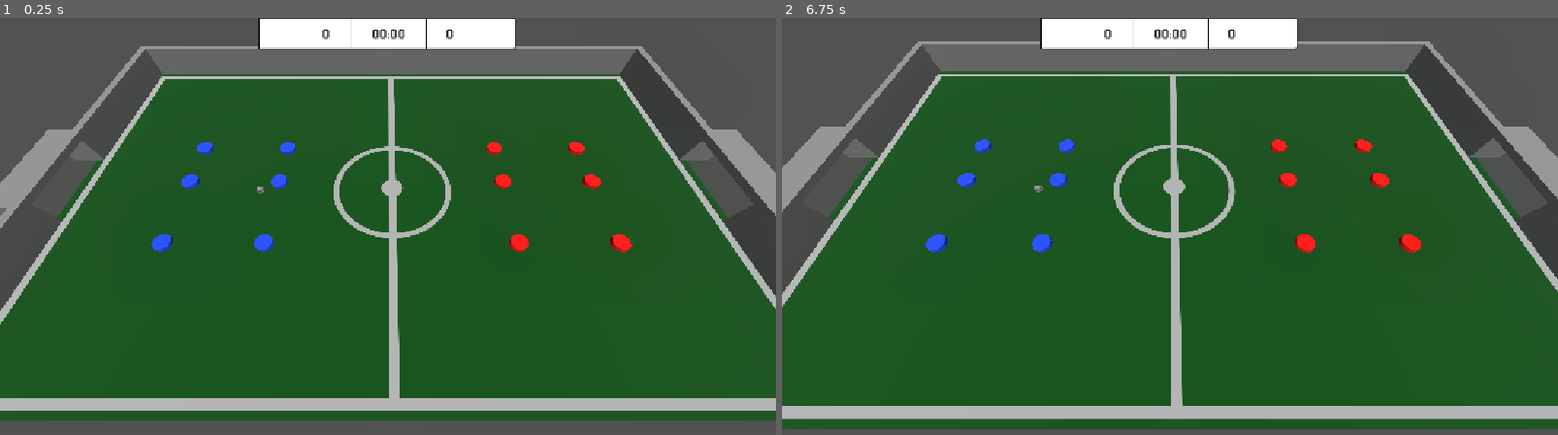
Above: before the commit, frames 1-2 (left to right).
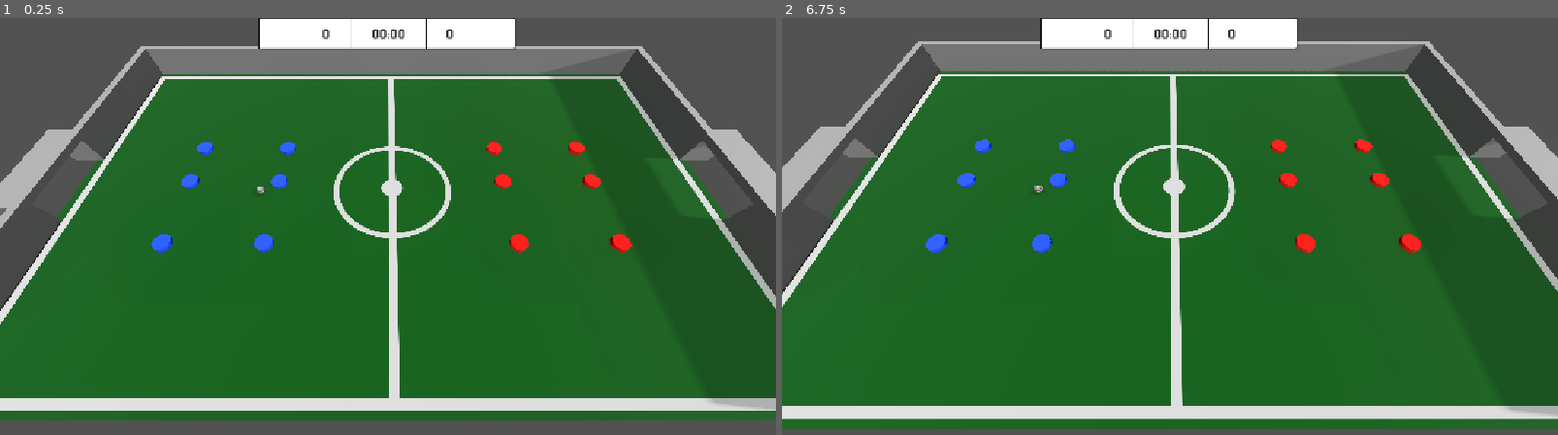
Above: after the commit, the same moments.

Repository: NevenIlincic/Disky_Football
Game: Godot game, scene res://Scenes/Test_Scene.tscn
The game is run twice, just before and just after one commit, with the same random seed, the same clock (stepped at 60 frames per second) and the same inputs.
Inputs (mouse positions are in pixels of both pictures, inside the frame that each line leads up to):
- Up to frame 1 (0.25 s): no input
- Up to frame 2 (6.75 s): tap Enter at 0.5, 2, 3.5 s; move the mouse to (1340, 213) at 0.52 s; click (1340, 213) at 0.6 s; tap Space at 1.25, 2.75, 4.25 s; drag from (1014, 259) to (1131, 322) at 1.27 s; move the mouse to (1247, 138) at 2.02 s; click (1247, 138) at 2.1 s; drag from (1131, 322) to (937, 172) at 2.77 s; move the mouse to (1402, 301) at 3.52 s; tap Mouse wheel down (zoom_out) at 3.6 s; click (1402, 301) at 3.8 s; drag from (937, 172) to (1053, 126) at 4.27 s; move the mouse to (1208, 234) at 5.02 s; hold Right mouse button (camera_drag) 5.03-5.75 s; click (1208, 234) at 5.3 s; drag from (1053, 126) to (1014, 259) at 5.77 s; move the mouse to (1340, 213) at 6.52 s; tap Mouse wheel up (zoom_in) at 6.6 s

The runs differ from the first frame. In frame 1, 7.4% of the frame differs, in the area x 0-100%, y 6-95%; in frame 2, 7.4%, in the area x 0-100%, y 5-97%.

Commit message:
[ADD] Goal scored effect and sound effects

Diff:
--- a/Scenes/Ball/Ball.tscn
+++ b/Scenes/Ball/Ball.tscn
@@ -4,6 +4,7 @@
 [ext_resource type="PackedScene" uid="uid://cl7fbi115tehh" path="res://Scenes/Effects/Ball_Effect.tscn" id="1_xo6r3"]
 [ext_resource type="Texture2D" uid="uid://lg7tta6ljwgo" path="res://Sprites/Group 14 (3).png" id="2_75gsl"]
 [ext_resource type="PackedScene" uid="uid://dx044doqmp68c" path="res://Models/football.glb" id="2_dvc57"]
+[ext_resource type="AudioStream" uid="uid://dvgr72tdkreqj" path="res://Audio/kick_sound.mp3" id="5_g8do5"]
 
 [sub_resource type="PhysicsMaterial" id="PhysicsMaterial_xo6r3"]
 bounce = 0.5
@@ -21,6 +22,8 @@
 physics_material_override = SubResource("PhysicsMaterial_xo6r3")
 can_sleep = false
 continuous_cd = true
+contact_monitor = true
+max_contacts_reported = 4
 angular_damp = 5.0
 script = ExtResource("1_dvc57")
 
@@ -36,3 +39,9 @@
 [node name="Sketchfab_Scene" parent="." unique_id=1199789368 instance=ExtResource("2_dvc57")]
 transform = Transform3D(0.01, 0, 0, 0, 0.01, 0, 0, 0, 0.01, 0, 0, 0)
 visible = false
+
+[node name="Kick_Sound" type="AudioStreamPlayer" parent="." unique_id=1085789463]
+stream = ExtResource("5_g8do5")
+pitch_scale = 0.7
+
+[connection signal="body_entered" from="." to="." method="_on_body_entered"]
--- a/Scenes/Enemy/Enemy.tscn
+++ b/Scenes/Enemy/Enemy.tscn
@@ -2,6 +2,8 @@
 
 [ext_resource type="Script" uid="uid://bo1fmfxbah87d" path="res://Scenes/Enemy/enemy.gd" id="1_i1u57"]
 [ext_resource type="Material" uid="uid://nbgp8qrq27m1" path="res://Materials/Enemy_Material.tres" id="2_3l8kd"]
+[ext_resource type="AudioStream" uid="uid://c6ya1gpj13qcy" path="res://Audio/player_move_sound.mp3" id="3_e0oyi"]
+[ext_resource type="AudioStream" uid="uid://bxisrrdrfathw" path="res://Audio/player_collide_sound.mp3" id="4_02vxf"]
 
 [sub_resource type="PhysicsMaterial" id="PhysicsMaterial_3l8kd"]
 bounce = 0.3
@@ -29,6 +31,8 @@
 physics_material_override = SubResource("PhysicsMaterial_3l8kd")
 can_sleep = false
 continuous_cd = true
+contact_monitor = true
+max_contacts_reported = 2
 script = ExtResource("1_i1u57")
 
 [node name="CollisionShape3D" type="CollisionShape3D" parent="." unique_id=1080201915]
@@ -43,5 +47,14 @@
 [node name="CollisionShape3D" type="CollisionShape3D" parent="Shooting_Area" unique_id=1924733661]
 shape = SubResource("CylinderShape3D_fw0yv")
 
+[node name="Swish_Sound" type="AudioStreamPlayer" parent="." unique_id=69981244]
+stream = ExtResource("3_e0oyi")
+pitch_scale = 2.0
+
+[node name="Player_Collide_Sound" type="AudioStreamPlayer" parent="." unique_id=1724098862]
+stream = ExtResource("4_02vxf")
+pitch_scale = 1.1
+
+[connection signal="body_entered" from="." to="." method="_on_body_entered"]
 [connection signal="body_entered" from="Shooting_Area" to="." method="_on_shooting_area_body_entered"]
 [connection signal="body_exited" from="Shooting_Area" to="." method="_on_shooting_area_body_exited"]
--- a/Scenes/Enemy/enemy.gd
+++ b/Scenes/Enemy/enemy.gd
@@ -20,6 +20,12 @@
 var enemy_id: String
 
 var spawn_position: Vector3 = Vector3.ZERO
+
+#AUDIO
+@onready var swish_sound: AudioStreamPlayer = $Swish_Sound
+@onready var player_collide_sound: AudioStreamPlayer = $Player_Collide_Sound
+var can_play_sound: bool = false
+
 
 func _ready() -> void:
 	enemy_id = str(Time.get_ticks_usec(),"_", randi())
@@ -47,6 +53,8 @@
 func apply_hit_force(drag_direction: Vector3):
 	drag_direction.x = clamp(drag_direction.x, -600.0, 600.0)
 	drag_direction.z = clamp(drag_direction.z, -600.0, 600.0)
+	swish_sound.pitch_scale = randf_range(1.5, 2.0)
+	swish_sound.play()
 	apply_central_impulse(drag_direction * 0.5)
 
 func _on_shooting_area_body_entered(body: Node3D) -> void:
@@ -62,3 +70,15 @@
 	linear_velocity = Vector3.ZERO
 	angular_velocity = Vector3.ZERO
 	global_position = spawn_position
+
+func play_collide_sound() -> void:
+	if can_play_sound:
+		player_collide_sound.pitch_scale = randf_range(0.9, 1.1)
+		player_collide_sound.play()
+
+func _on_body_entered(body: Node) -> void:
+	if body.is_in_group("player") or body.is_in_group("enemy"):
+		if get_instance_id() > body.get_instance_id():
+			play_collide_sound()
+	else:
+		play_collide_sound()
--- a/Scenes/Player/Player.tscn
+++ b/Scenes/Player/Player.tscn
@@ -3,6 +3,8 @@
 [ext_resource type="Script" uid="uid://bd84pkhqdt4me" path="res://Scenes/Player/player.gd" id="1_s0eop"]
 [ext_resource type="Material" uid="uid://b2sd64lfjxf7i" path="res://Materials/Player_Material.tres" id="2_h54ih"]
 [ext_resource type="Texture2D" uid="uid://dvtquyqdfav87" path="res://Sprites/Player/Shoot_Area_Indicator.png" id="3_h54ih"]
+[ext_resource type="AudioStream" uid="uid://c6ya1gpj13qcy" path="res://Audio/player_move_sound.mp3" id="4_ude3g"]
+[ext_resource type="AudioStream" uid="uid://bxisrrdrfathw" path="res://Audio/player_collide_sound.mp3" id="5_jmcll"]
 
 [sub_resource type="PhysicsMaterial" id="PhysicsMaterial_88mxo"]
 bounce = 0.3
@@ -34,6 +36,8 @@
 physics_material_override = SubResource("PhysicsMaterial_88mxo")
 can_sleep = false
 continuous_cd = true
+contact_monitor = true
+max_contacts_reported = 2
 script = ExtResource("1_s0eop")
 
 [node name="CollisionShape3D" type="CollisionShape3D" parent="." unique_id=370914854]
@@ -59,6 +63,15 @@
 texture_filter = 0
 texture = ExtResource("3_h54ih")
 
+[node name="Swish_Sound" type="AudioStreamPlayer" parent="." unique_id=423860729]
+stream = ExtResource("4_ude3g")
+pitch_scale = 2.0
+
+[node name="Player_Collide_Sound" type="AudioStreamPlayer" parent="." unique_id=1035532667]
+stream = ExtResource("5_jmcll")
+pitch_scale = 1.1
+
+[connection signal="body_entered" from="." to="." method="_on_body_entered"]
 [connection signal="body_entered" from="Shooting_Area" to="." method="_on_shooting_area_body_entered"]
 [connection signal="body_exited" from="Shooting_Area" to="." method="_on_shooting_area_body_exited"]
 [connection signal="input_event" from="Selection_Area" to="." method="_on_selection_area_input_event"]
--- a/Scenes/Player/player.gd
+++ b/Scenes/Player/player.gd
@@ -28,6 +28,10 @@
 
 var spawn_position: Vector3 = Vector3.ZERO
 
+#AUDIO
+var can_play_sound: bool = false
+@onready var swish_sound: AudioStreamPlayer = $Swish_Sound
+@onready var player_collide_sound: AudioStreamPlayer = $Player_Collide_Sound
 
 func _ready() -> void:
 	player_id = str(Time.get_ticks_usec(),"_", randi())
@@ -76,6 +80,8 @@
 func apply_hit_force(drag_direction: Vector3):
 	drag_direction.x = clamp(drag_direction.x, -600.0, 600.0)
 	drag_direction.z = clamp(drag_direction.z, -600.0, 600.0)
+	swish_sound.pitch_scale = randf_range(1.5, 2.0)
+	swish_sound.play()
 	apply_central_impulse(drag_direction * 0.5)
 
 
@@ -100,3 +106,14 @@
 	linear_velocity = Vector3.ZERO
 	angular_velocity = Vector3.ZERO
 	global_position = spawn_position
+
+func play_collide_sound() -> void:
+	if can_play_sound:
+		player_collide_sound.pitch_scale = randf_range(0.9, 1.1)
+		player_collide_sound.play()
+func _on_body_entered(body: Node) -> void:
+	if body.is_in_group("player") or body.is_in_group("enemy"):
+		if get_instance_id() > body.get_instance_id():
+			play_collide_sound()
+	else:
+		play_collide_sound()
--- a/Scenes/Test_Scene.tscn
+++ b/Scenes/Test_Scene.tscn
@@ -18,8 +18,14 @@
 [ext_resource type="Texture2D" uid="uid://bjgk8xw5apx8b" path="res://Sprites/Buttons/Move_Button/Move_Button_2_Hovered.png" id="10_518se"]
 [ext_resource type="Texture2D" uid="uid://cpq3i66b8oi32" path="res://Sprites/Buttons/Move_Button/Move_Button_2_Disabled.png" id="11_ebsyv"]
 [ext_resource type="Texture2D" uid="uid://blf2thx2aysjj" path="res://Sprites/Scoreboard/Scoreboard_2.png" id="14_513u8"]
+[ext_resource type="Texture2D" uid="uid://b0ae2py0kauie" path="res://Sprites/Goal_Scored/GOAL.png" id="15_ebsyv"]
+[ext_resource type="Texture2D" uid="uid://bqta7micod8yo" path="res://Sprites/Goal_Scored/Football Fan.png" id="16_w2bir"]
+[ext_resource type="Texture2D" uid="uid://cfk1hasv2i3ym" path="res://Sprites/Goal_Scored/Football Fan 2.png" id="17_7tbrw"]
+[ext_resource type="Texture2D" uid="uid://djrfpc7gogide" path="res://Sprites/Goal_Scored/Football Fan 3.png" id="18_q2r4x"]
 [ext_resource type="PackedScene" uid="uid://drhkcd78218ty" path="res://Scenes/Enemy/Enemy.tscn" id="19_kw30y"]
 [ext_resource type="PackedScene" uid="uid://cctmr66sccguo" path="res://Scenes/Goal/Goal.tscn" id="20_518se"]
+[ext_resource type="AudioStream" uid="uid://c8c7stegv8vly" path="res://Audio/referee_whistle_sound .mp3" id="25_q2r4x"]
+[ext_resource type="AudioStream" uid="uid://w5orqjfikx3d" path="res://Audio/goal_scored_sound.mp3" id="26_nja13"]
 
 [sub_resource type="Environment" id="Environment_q455q"]
 background_mode = 3
@@ -254,9 +260,57 @@
 horizontal_alignment = 1
 vertical_alignment = 1
 
+[node name="Goal_Scored_Node" type="Control" parent="HUD/Control" unique_id=199679577]
+visible = false
+layout_mode = 1
+anchors_preset = 5
+anchor_left = 0.5
+anchor_right = 0.5
+grow_horizontal = 2
+
+[node name="Goal_Scored_Sprite" type="Sprite2D" parent="HUD/Control/Goal_Scored_Node" unique_id=1362330790]
+position = Vector2(72, 272)
+texture = ExtResource("15_ebsyv")
+
+[node name="Football_Fans" type="Node2D" parent="HUD/Control/Goal_Scored_Node" unique_id=1388165561]
+position = Vector2(-568, 0)
+
+[node name="FootballFan" type="Sprite2D" parent="HUD/Control/Goal_Scored_Node/Football_Fans" unique_id=1238828909]
+position = Vector2(464, 536)
+texture = ExtResource("16_w2bir")
+
+[node name="FootballFan2" type="Sprite2D" parent="HUD/Control/Goal_Scored_Node/Football_Fans" unique_id=474623342]
+position = Vector2(760, 536)
+texture = ExtResource("17_7tbrw")
+
+[node name="FootballFan3" type="Sprite2D" parent="HUD/Control/Goal_Scored_Node/Football_Fans" unique_id=947807136]
+position = Vector2(207.5, 536)
+texture = ExtResource("18_q2r4x")
+
+[node name="FootballFan4" type="Sprite2D" parent="HUD/Control/Goal_Scored_Node/Football_Fans" unique_id=820311818]
+position = Vector2(79.5, 536)
+texture = ExtResource("17_7tbrw")
+
+[node name="FootballFan5" type="Sprite2D" parent="HUD/Control/Goal_Scored_Node/Football_Fans" unique_id=373723522]
+position = Vector2(327.5, 536)
+texture = ExtResource("17_7tbrw")
+
+[node name="FootballFan6" type="Sprite2D" parent="HUD/Control/Goal_Scored_Node/Football_Fans" unique_id=721067644]
+position = Vector2(608, 536)
+texture = ExtResource("16_w2bir")
+
+[node name="FootballFan7" type="Sprite2D" parent="HUD/Control/Goal_Scored_Node/Football_Fans" unique_id=1625536793]
+position = Vector2(904, 536)
+texture = ExtResource("18_q2r4x")
+
+[node name="FootballFan8" type="Sprite2D" parent="HUD/Control/Goal_Scored_Node/Football_Fans" unique_id=1722785190]
+position = Vector2(1072, 536)
+texture = ExtResource("18_q2r4x")
+
 [node name="DirectionalLight3D2" type="DirectionalLight3D" parent="." unique_id=1569401414]
 transform = Transform3D(0.08901034, -0.28847453, 0.95334136, 0.026817283, 0.9574876, 0.2872253, -0.9956696, -1.3998996e-10, 0.0929624, 39.462456, 17.136568, 0)
 light_energy = 0.2
+shadow_enabled = true
 
 [node name="DirectionalLight3D3" type="DirectionalLight3D" parent="." unique_id=372053612]
 transform = Transform3D(-0.05663065, 0.7930336, -0.60653996, -0.0737223, -0.60917795, -0.78959954, -0.9956696, -1.8557891e-09, 0.09296241, -52.470604, 17.136568, 0)
@@ -489,5 +543,11 @@
 
 [node name="Marker3D" type="Marker3D" parent="Enemy_Formation_3-3/MeshInstance3D6" unique_id=1158522272 groups=["enemy_spawn_point"]]
 
+[node name="Referee_Whistle_Sound" type="AudioStreamPlayer" parent="." unique_id=181847429]
+stream = ExtResource("25_q2r4x")
+
+[node name="Goal_Scored_Sound" type="AudioStreamPlayer" parent="." unique_id=12602259]
+stream = ExtResource("26_nja13")
+
 [connection signal="toggled" from="HUD/Control/Buttons/Kick_Button" to="." method="_on_kick_button_toggled"]
 [connection signal="toggled" from="HUD/Control/Buttons/Move_Player_Button" to="." method="_on_move_player_button_toggled"]
--- a/Scenes/tennis_ball.gd
+++ b/Scenes/tennis_ball.gd
@@ -16,6 +16,7 @@
 
 var move_state: MoveState = MoveState.IDLE
 var settle_timer: float = 0.0
+@onready var kick_sound: AudioStreamPlayer = $Kick_Sound
 
 @onready var fire_effect: ShootEffect = $Fire_Effect
 @onready var wave_effect: GPUParticles3D = $"../Wave_Effect"
@@ -26,6 +27,7 @@
 var spawn_position: Vector3 = Vector3.ZERO
 
 func _integrate_forces(state: PhysicsDirectBodyState3D) -> void:
+	check_should_play_hit_sound(state)
 	var linear_velocity_length = state.linear_velocity.length()
 	var speed: float = linear_velocity_length + state.angular_velocity.length() * 0.5
 
@@ -54,7 +56,10 @@
 			else:
 				settle_timer = 0.0
 
+var last_velocity: Vector3 = Vector3.ZERO
 
+func _physics_process(delta: float) -> void:
+	last_velocity = linear_velocity
 
 func apply_hit_force(drag_direction: Vector3):
 	wave_effect.global_position = global_position
@@ -64,8 +69,44 @@
 	fire_effect.emit_effects()
 	wave_effect.emitting = true
 	has_finished_move = false
+	kick_sound.pitch_scale = randf_range(0.7, 1.0)
+	kick_sound.play()
 
 func respawn_entity():
 	linear_velocity = Vector3.ZERO
 	angular_velocity = Vector3.ZERO
 	global_position = spawn_position
+
+
+
+func _on_body_entered(body: Node) -> void:
+	var impact: float = last_velocity.length()
+	if impact < 5.0:
+		return
+	kick_sound.volume_db = linear_to_db(clampf(impact / 15.0, 0.05, 1.0))
+	kick_sound.pitch_scale = randf_range(0.9, 1.1)
+	kick_sound.play()
+
+const MIN_IMPACT_SPEED: float = 10.0  # minimalna brzina "udara" u normalu
+const COOLDOWN: float = 0.3
+var _cooldown_left: float = 0.0
+
+func check_should_play_hit_sound(state: PhysicsDirectBodyState3D) -> void:
+	_cooldown_left -= state.step
+
+	if _cooldown_left > 0.0:
+		return
+
+	for i in state.get_contact_count():
+		var normal: Vector3 = state.get_contact_local_normal(i)
+		var velocity_at_contact: Vector3 = state.get_contact_local_velocity_at_position(i) \
+			- state.get_contact_collider_velocity_at_position(i)
+
+
+		var normal_speed: float = absf(velocity_at_contact.dot(normal))
+		if normal_speed > MIN_IMPACT_SPEED:
+			kick_sound.volume_db = linear_to_db(clampf(normal_speed / 15.0, 0.05, 1.0))
+			kick_sound.pitch_scale = randf_range(0.9, 1.1)
+			kick_sound.play()
+			_cooldown_left = COOLDOWN
+			break
--- a/Scenes/test_scene.gd
+++ b/Scenes/test_scene.gd
@@ -51,9 +51,16 @@
 var enemy_score: int = 0
 @onready var my_score_label: Label = $HUD/Control/Scoreboard/My_Score_Label
 @onready var enemy_score_label: Label = $HUD/Control/Scoreboard/Enemy_Score_Label
+@onready var goal_scored_sprite: Sprite2D = $HUD/Control/Goal_Scored_Node/Goal_Scored_Sprite
 
 @onready var my_goal: Goal = $Field/My_Goal
 @onready var enemy_goal: Goal = $Field/Enemy_Goal
+
+var is_initial_kick: bool = true
+
+#AUDIO
+@onready var referee_whistle_sound: AudioStreamPlayer = $Referee_Whistle_Sound
+@onready var goal_scored_sound: AudioStreamPlayer = $Goal_Scored_Sound
 
 func _unhandled_input(event: InputEvent) -> void:
 	if Input.is_action_just_pressed("drag"):
@@ -77,8 +84,10 @@
 	ball.respawn_entity()
 	my_goal.reset_entity()
 	enemy_goal.reset_entity()
+	goal_scored_node.visible = false
 	await get_tree().physics_frame
 
+	referee_whistle_sound.play()
 	if not is_my_turn:
 		await get_tree().create_timer(1.0).timeout
 		has_game_started = true
@@ -86,6 +95,7 @@
 	else:
 		has_game_started = true
 
+
 func spawn_players():
 	for my_spawn_point in get_tree().get_nodes_in_group("my_spawn_point"):
 		my_spawn_points.append(my_spawn_point)
@@ -107,6 +117,7 @@
 	ball.spawn_position = ball_spawn_position
 
 	has_game_started = true
+	referee_whistle_sound.play()
 
 func _ready() -> void:
 	my_goal.goal_scored.connect(_on_goal_scored)
@@ -214,6 +225,12 @@
 	var drag_distance: Vector2 = start_position - end_position
 	if drag_distance.length() < 35.0:
 		return
+	if is_initial_kick:
+		is_initial_kick = false
+		for player: Player in players:
+			player.can_play_sound = true
+		for enemy: Enemy in enemies:
+			enemy.can_play_sound = true
 	ball.has_finished_move = false
 	for player: Player in players:
 		player.has_finished_move = false
@@ -330,17 +347,58 @@
 		else:
 			selected_player.set_player_not_moving()
 
+@onready var goal_scored_node: Control = $HUD/Control/Goal_Scored_Node
 
 func _on_goal_scored(goal_owner: Goal.GoalOwner) -> void:
 	is_action = false
 	has_game_started = false
+	goal_scored_node.visible = true
+	play_goal_effect()
+	play_cheer_effect()
+
 	if goal_owner == Goal.GoalOwner.ME:
 		on_enemy_scored()
 	else:
 		on_scored()
 
-	await get_tree().create_timer(2.0).timeout.connect(reset_entities_position)
+	await get_tree().create_timer(3.0).timeout.connect(reset_entities_position)
 	#has_game_started = true
+@onready var football_fans: Node2D = $HUD/Control/Goal_Scored_Node/Football_Fans
+
+func play_cheer_effect() -> void:
+
+	for football_fan in football_fans.get_children():
+		var tween: Tween = create_tween()
+		var start_pos: Vector2 = football_fan.position
+		tween.tween_interval(randf_range(0.1, 0.5))
+		for i in range(0, 5):
+			tween.tween_property(football_fan, "scale", Vector2(1.2, 0.8), 0.1)\
+				.set_trans(Tween.TRANS_SINE).set_ease(Tween.EASE_OUT)
+
+			# 2. Odskoči: uži i viši, istovremeno ide gore
+			tween.set_parallel(true)
+			tween.tween_property(football_fan, "scale", Vector2(0.85, 1.2), 0.15)\
+				.set_trans(Tween.TRANS_SINE).set_ease(Tween.EASE_OUT)
+			tween.tween_property(football_fan, "position:y", start_pos.y - 60, 0.25)\
+				.set_trans(Tween.TRANS_QUAD).set_ease(Tween.EASE_OUT)
+
+			# 3. Vrati se dole
+			tween.set_parallel(false)
+			tween.tween_property(football_fan, "position:y", start_pos.y, 0.25)\
+				.set_trans(Tween.TRANS_BOUNCE).set_ease(Tween.EASE_OUT)
+			tween.parallel().tween_property(football_fan, "scale", Vector2(1.0, 1.0), 0.25)\
+				.set_trans(Tween.TRANS_ELASTIC).set_ease(Tween.EASE_OUT)
+
+func play_goal_effect() -> void:
+	goal_scored_sound.play()
+	goal_scored_sprite.visible = true
+	goal_scored_sprite.scale = Vector2.ZERO
+
+	var tween := create_tween()
+	tween.tween_property(goal_scored_sprite, "scale", Vector2(1.3, 1.3), 1.0)\
+		.set_trans(Tween.TRANS_BACK).set_ease(Tween.EASE_OUT)
+	tween.tween_property(goal_scored_sprite, "scale", Vector2(1.0, 1.0), 0.5)\
+		.set_trans(Tween.TRANS_BOUNCE).set_ease(Tween.EASE_OUT)
 
 func on_enemy_scored() -> void:
 	enemy_score += 1
Not shown, added: Audio/goal_scored_sound.mp3.import
Not shown, added: Audio/kick_sound.mp3.import
Not shown, added: Audio/player_collide_sound.mp3.import
Not shown, added: Audio/player_move_sound.mp3.import
Not shown, added: Audio/referee_whistle_sound .mp3.import
Binary file added: Sprites/Effects/Football Fan 2.png
Not shown, added: Sprites/Effects/Football Fan 2.png.import
Binary file added: Sprites/Goal_Scored/Football Fan 2.png
Not shown, added: Sprites/Goal_Scored/Football Fan 2.png.import
Binary file added: Sprites/Goal_Scored/Football Fan 3.png
Not shown, added: Sprites/Goal_Scored/Football Fan 3.png.import
Binary file added: Sprites/Goal_Scored/Football Fan.png
(and 8 more such lines)
